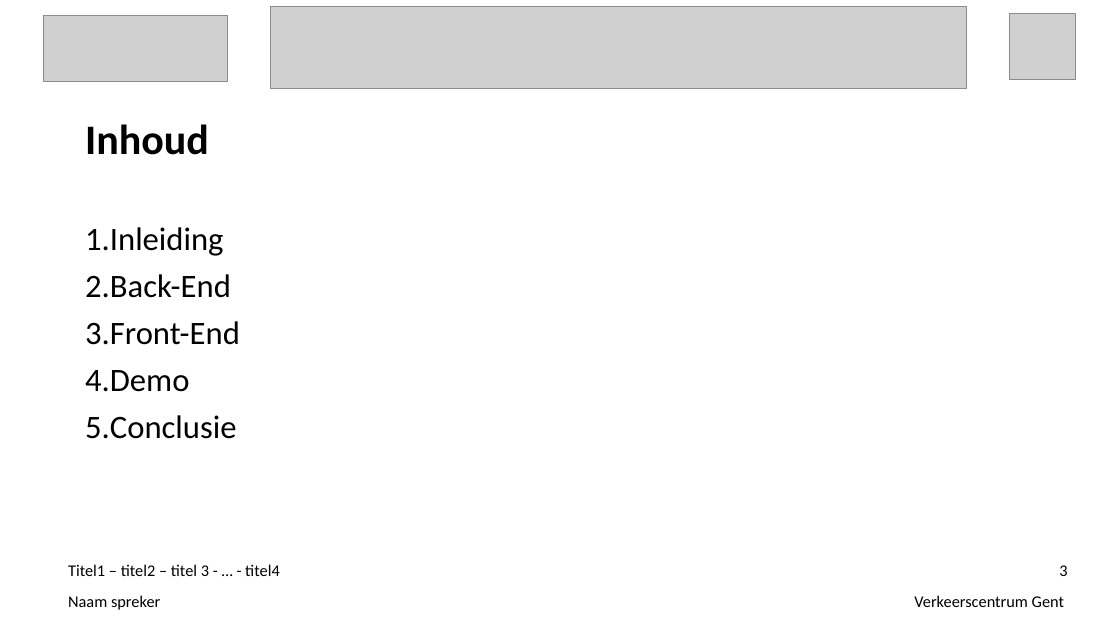
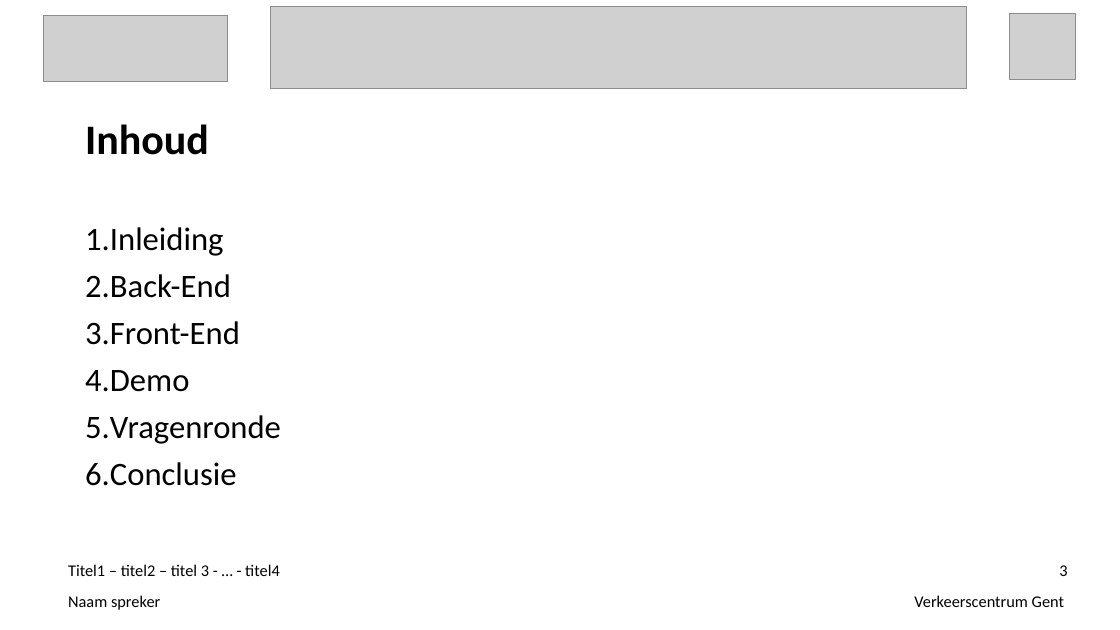
Before and after one commit to ghentlivinglab/Traffic-Travel-Time-Analyzer-1, a slide deck: slide 3 of Einddocumentatie/Presentatie.ppt. Drawn at 1120x630 pixels with LibreOffice and Linux fonts; fonts in the diff are those of the drawing; grey boxes stand for pictures. Boxes give left, top, right and bottom in pixels: in the first picture for what was removed or moved away, otherwise in the second. Text is boxed around its words. In the diff, an @@ line names an element or a change of style, - is before the commit and + after.

```diff
--- a/Einddocumentatie/Presentatie.ppt
+++ b/Einddocumentatie/Presentatie.ppt
@@ text at [85,415,281,444]: paragraph added @@
+5. Vragenronde
```
Also in this commit, not shown: 3 slides added.
